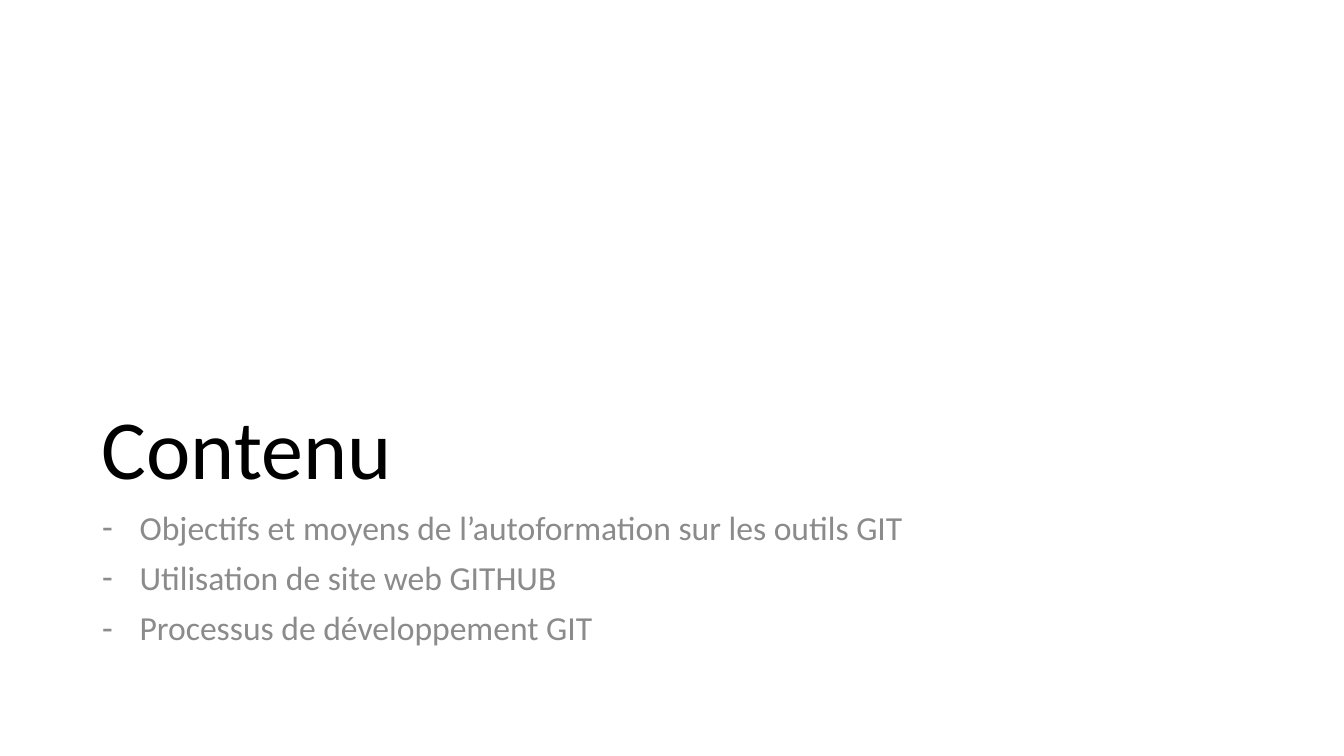
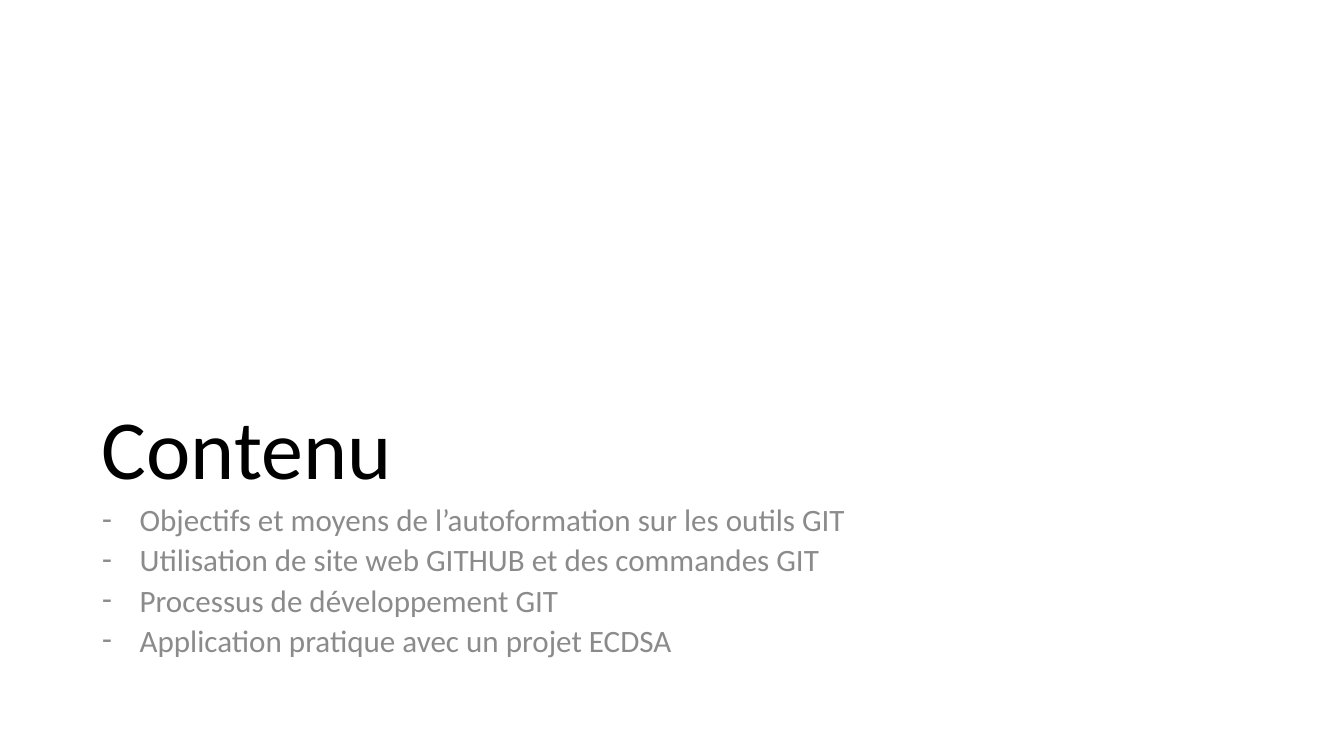
Before and after one commit to dominiquelaurain/fastecdsa, a slide deck: slide 2 of docs/Autoformation_Git.pptx. Drawn at 1344x756 pixels with LibreOffice and Linux fonts; fonts in the diff are those of the drawing. Boxes give left, top, right and bottom in pixels: in the first picture for what was removed or moved away, otherwise in the second. Text is boxed around its words. In the diff, an @@ line names an element or a change of style, - is before the commit and + after.

```diff
--- a/docs/Autoformation_Git.pptx
+++ b/docs/Autoformation_Git.pptx
@@ text at <box>140,509,845,617</box>: size 24 to 22.2 pt in "Objectifs et moyens de l’autoformation sur les ...", "Processus de développement GIT"; line spacing 0.9 to 0.7 @@
@@ text at <box>140,549,819,571</box>: text changed; size 24 to 22.2 pt @@
-– Utilisation de site web GITHUB
+– Utilisation de site web GITHUB et des commandes GIT
@@ text at <box>140,630,671,657</box>: paragraph added @@
+– Application pratique avec un projet ECDSA
```
Also in this commit, not shown: 3 other slides changed, 8 slides added.
